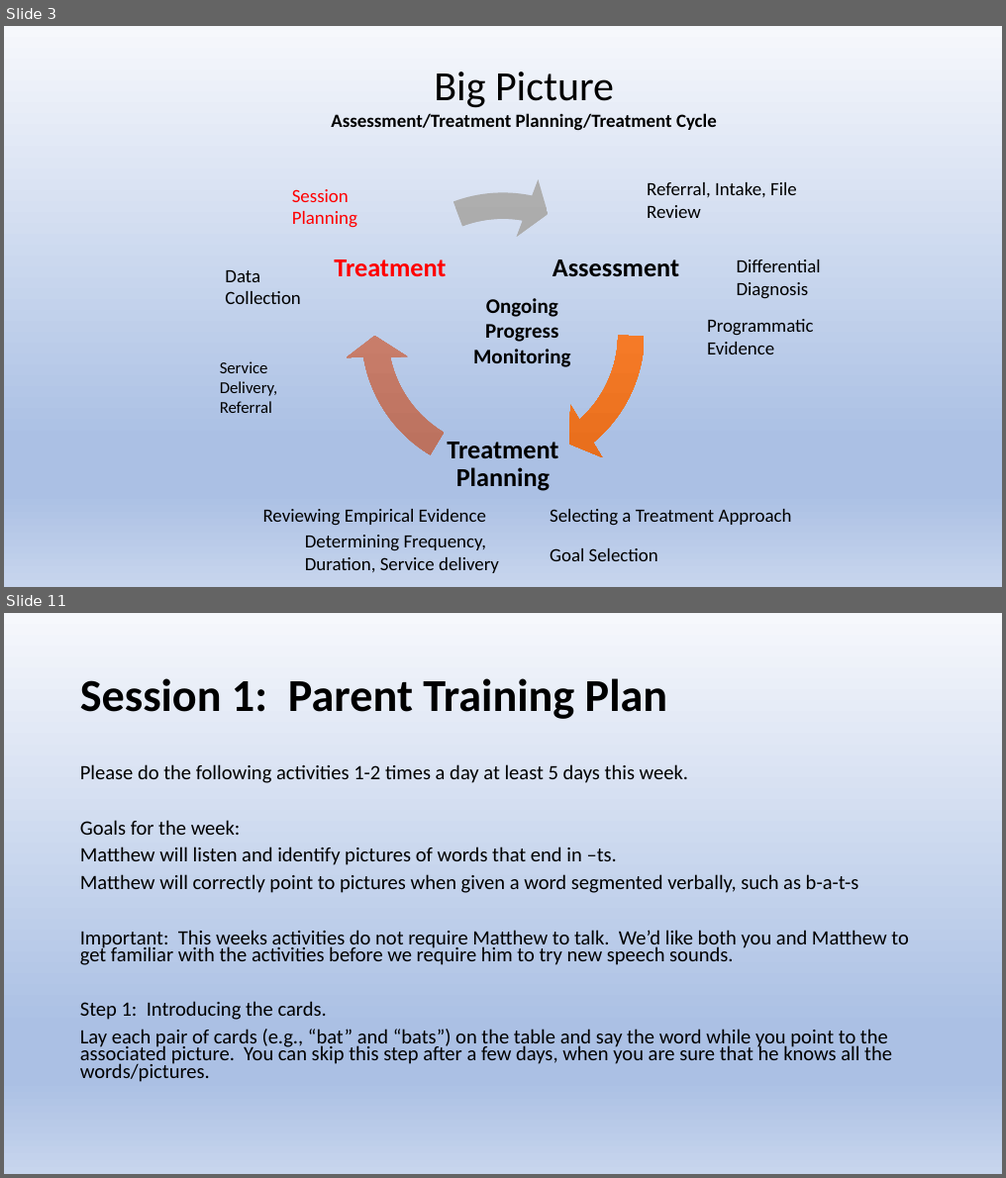
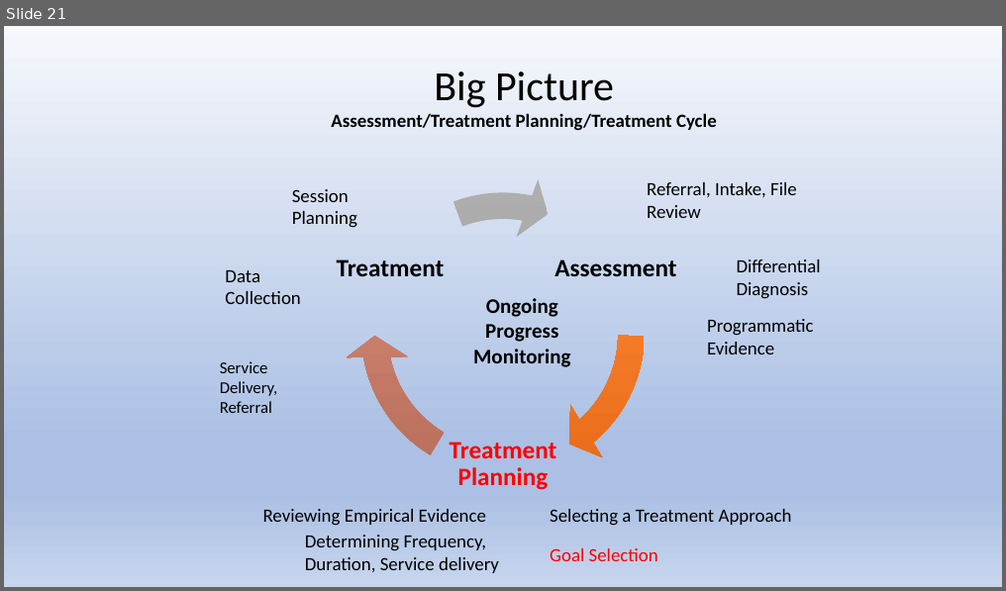
Before and after one commit to Jim-Wright90/cds431_sp22, a slide deck: slides/cds431_week5_2.pptx. Shown one above the other, each under a label of ours: slides 3 and 11 before the commit, slide 21 after it; the slides between them are not shown. The pictures are 1006x1178 and 1006x591 pixels, drawn with LibreOffice and Linux fonts; fonts in the diff are those of the drawing. Boxes give left, top, right and bottom in pixels: in the first picture for what was removed or moved away, otherwise in the second. Text is boxed around its words. In the diff, an @@ line names an element or a change of style, - is before the commit and + after.

```diff
--- a/slides/cds431_week5_2.pptx
+++ b/slides/cds431_week5_2.pptx
@@ slide 11 removed at [4, 613, 1002, 1174], background gradient #F6F8FC to #ABC0E4 to #C7D5ED @@
@@ title removed at [80, 678, 667, 719] @@
-Session 1: Parent Training Plan
@@ text removed at [80, 764, 909, 1082] @@
-Please do the following activities 1-2 times a day at least 5 days this week.
-Goals for the week:
-Matthew will listen and identify pictures of words that end in –ts.
-Matthew will correctly point to pictures when given a word segmented verbally, such as b-a-t-s
-Important: This weeks activities do not require Matthew to talk. We’d like both you and Matthew to get familiar with the activities before we require him to try new speech sounds.
-Step 1: Introducing the cards.
-Lay each pair of cards (e.g., “bat” and “bats”) on the table and say the word while you point to the associated picture. You can skip this step after a few days, when you are sure that he knows all the words/pictures.
@@ what was slide 3 is now slide 21 @@
@@ slide 21 changed as well @@
@@ text "Session Planning" at [292, 189, 357, 228]: text colour #FF0000 to #000000 @@
@@ text "Treatment" at [337, 260, 445, 276]: size 25 to 24 pt, text colour #FF0000 to #000000 @@
@@ text "Assessment" at [554, 260, 676, 276]: size 25 to 24 pt @@
@@ text "Treatment Planning" at [450, 442, 557, 490]: size 25 to 24 pt, text colour #000000 to #FF0000 @@
@@ text "Goal Selection" at [549, 549, 658, 562]: text colour #000000 to #FF0000 @@
```
Also in this commit, not shown: 29 slides added, 13 other slides removed, 13 other files.
